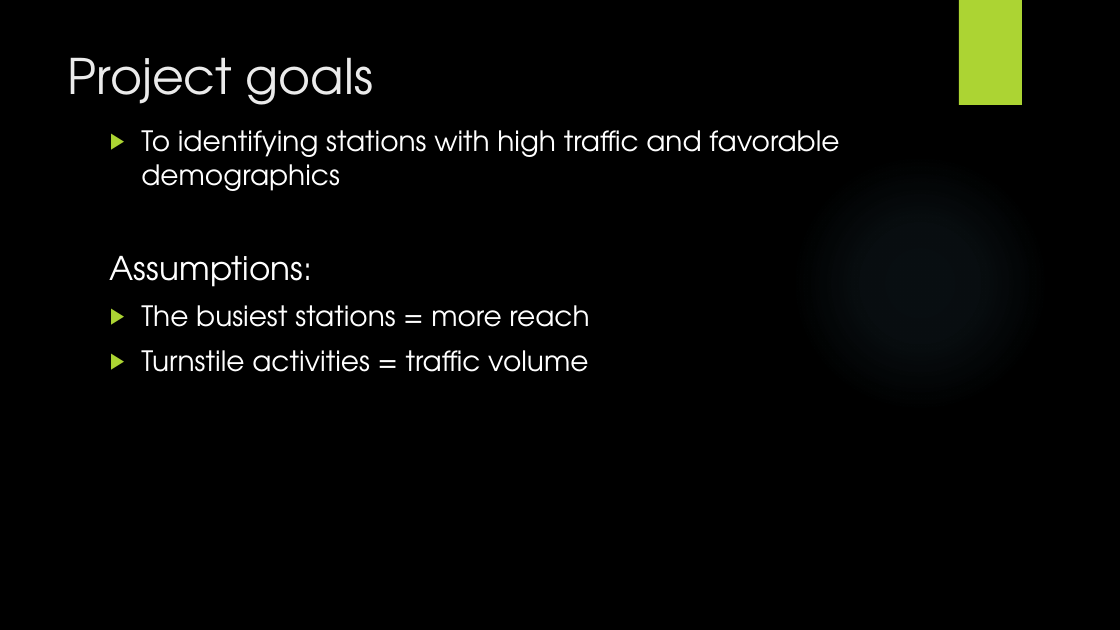
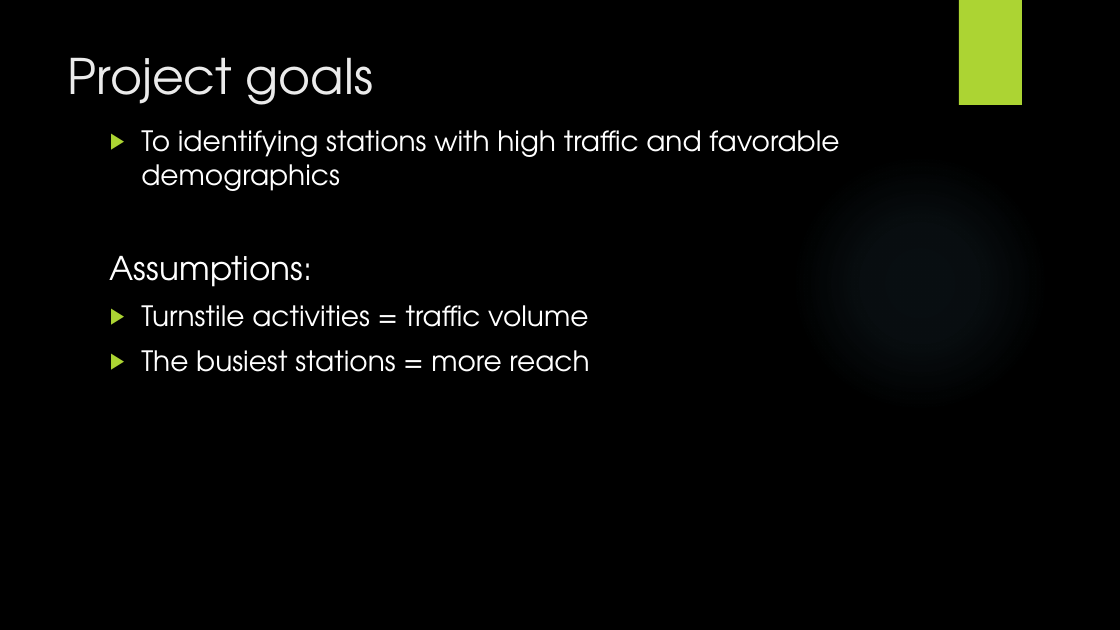
Before and after one commit to JNYH/projectbenson, a slide deck: slide 2 of OptimizeStreetTeamDeployment.pptx. Drawn at 1120x630 pixels with LibreOffice and Linux fonts; fonts in the diff are those of the drawing; background and template pictures are left out. Boxes give left, top, right and bottom in pixels: in the first picture for what was removed or moved away, otherwise in the second. Text is boxed around its words. In the diff, an @@ line names an element or a change of style, - is before the commit and + after.

```diff
--- a/OptimizeStreetTeamDeployment.pptx
+++ b/OptimizeStreetTeamDeployment.pptx
@@ text at <box>141,305,588,327</box>: paragraph added @@
+▶ Turnstile activities = traffic volume
@@ text at <box>141,350,588,372</box>: paragraph removed @@
-▶ Turnstile activities = traffic volume
```
Also in this commit, not shown: 1 other slide changed, 1 slide added.
